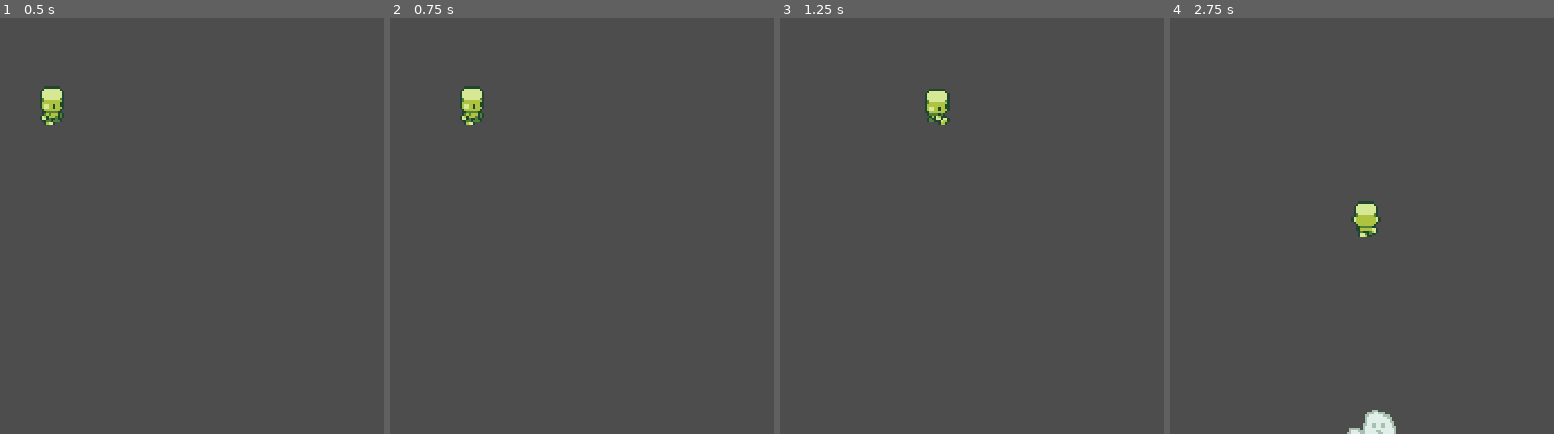
Above: before the commit, frames 1-4 (left to right).
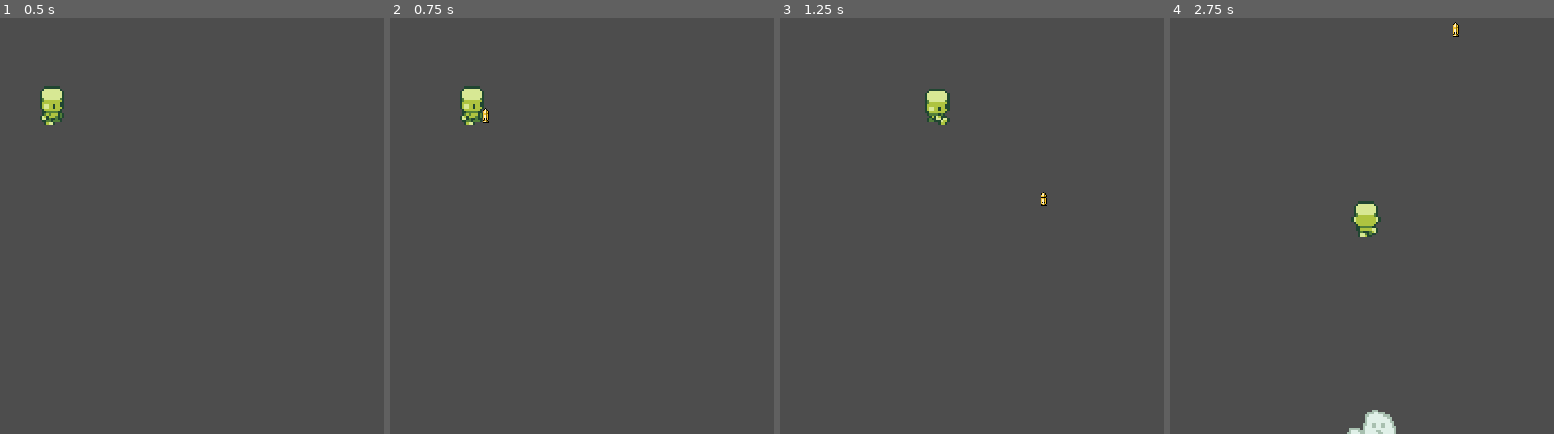
Above: after the commit, the same moments.

Repository: ZitronCrazy/circles-of-bullets
Game: Godot game, scene res://scenes/main.tscn
Same seed, same stepped clock (60 frames per second), same inputs: the game is played once before the commit and once after it.
Inputs (mouse positions are in pixels of both pictures, inside the frame that each line leads up to):
- Up to frame 1 (0.5 s): no input
- Up to frame 2 (0.75 s): tap Enter at 0.5 s; move the mouse to (666, 205) at 0.52 s; hold D (right) from 0.53 s (still down); click (666, 205) at 0.67 s
- Up to frame 3 (1.25 s): keep holding D (right)
- Up to frame 4 (2.75 s): move the mouse to (1285, 246) at 1.27 s; release D (right) at 1.28 s; hold S (down) 1.28-2.03 s; click (1285, 246) at 1.42 s; move the mouse to (1400, 134) at 2.02 s; hold D (right) from 2.03 s (still down); click (1400, 134) at 2.17 s

Frame 1 is identical in both runs. In frame 2, less than 0.1% of the frame differs, in the area x 24-26%, y 21-26%; in frame 3, less than 0.1%; in frame 4, less than 0.1%.

Commit message:
player can shoot and if object gets shooted there is debug log who was shoot

Diff:
--- /dev/null
+++ b/scenes/bullet_manager.gd
@@ -0,0 +1,14 @@
+extends Node2D
+## Bullet Manager Logic
+##
+## Tutorial(Top Down Survival Shooter In Godot | Part 5 - Shooting): https://youtu.be/xalHXyDtfpc
+## Accessed on: 23.09.2026
+
+@export var bullet_scene : PackedScene
+
+func _on_player_shoot(pos, dir):
+	var bullet = bullet_scene.instantiate()
+	add_child(bullet)
+	bullet.position = pos
+	bullet.direction = dir.normalized()
+	bullet.add_to_group("bullets")
--- /dev/null
+++ b/scenes/bullets/bullet.gd
@@ -0,0 +1,20 @@
+extends Area2D
+## Bullet Properties Logic
+##
+## Tutorial(Top Down Survival Shooter In Godot | Part 5 - Shooting): https://youtu.be/xalHXyDtfpc
+## Accessed on: 23.09.2026
+
+var speed : int = 500
+var direction : Vector2
+
+func _process(delta):
+	position += speed * direction * delta
+
+func _on_timer_timeout() -> void:
+	queue_free()
+
+
+func _on_body_entered(body: Node2D):
+	print(body.name)
+	if body.name == "World":
+		queue_free()
--- /dev/null
+++ b/scenes/bullets/bullet.tscn
@@ -0,0 +1,26 @@
+[gd_scene format=3 uid="uid://c0ro0vjq3d4hv"]
+
+[ext_resource type="Script" uid="uid://b42lsnijoejt4" path="res://scenes/bullets/bullet.gd" id="1_5f1na"]
+[ext_resource type="Texture2D" uid="uid://ce8b74t825jhq" path="res://assets/bullet/bullet.png" id="2_lj7gv"]
+
+[sub_resource type="CapsuleShape2D" id="CapsuleShape2D_iso8y"]
+radius = 3.0
+height = 18.0
+
+[node name="Bullet" type="Area2D" unique_id=377407316]
+collision_layer = 8
+collision_mask = 5
+script = ExtResource("1_5f1na")
+
+[node name="Sprite2D" type="Sprite2D" parent="." unique_id=533830566]
+texture = ExtResource("2_lj7gv")
+
+[node name="CollisionShape2D" type="CollisionShape2D" parent="." unique_id=59565862]
+shape = SubResource("CapsuleShape2D_iso8y")
+
+[node name="Timer" type="Timer" parent="." unique_id=1794458558]
+wait_time = 5.0
+autostart = true
+
+[connection signal="body_entered" from="." to="." method="_on_body_entered"]
+[connection signal="timeout" from="Timer" to="." method="_on_timer_timeout"]
--- a/scenes/main.tscn
+++ b/scenes/main.tscn
@@ -3,11 +3,17 @@
 [ext_resource type="PackedScene" uid="uid://c422dy2syhgxs" path="res://scenes/player.tscn" id="1_o5qli"]
 [ext_resource type="Script" uid="uid://dy1uq6y1t1lph" path="res://scenes/main.gd" id="1_sugp2"]
 [ext_resource type="PackedScene" uid="uid://bsi16we083rk5" path="res://scenes/enemy_spawner.tscn" id="2_0wfyh"]
+[ext_resource type="Script" uid="uid://csvrm6r575b6t" path="res://scenes/bullet_manager.gd" id="3_jyhfs"]
+[ext_resource type="PackedScene" uid="uid://c0ro0vjq3d4hv" path="res://scenes/bullets/bullet.tscn" id="4_tbgi4"]
 
 [node name="Main" type="Node" unique_id=1726041106]
 script = ExtResource("1_sugp2")
 
 [node name="Player" parent="." unique_id=267700314 instance=ExtResource("1_o5qli")]
+
+[node name="BulletManager" type="Node2D" parent="." unique_id=565956019]
+script = ExtResource("3_jyhfs")
+bullet_scene = ExtResource("4_tbgi4")
 
 [node name="EnemySpawner" parent="." unique_id=76893813 instance=ExtResource("2_0wfyh")]
 
@@ -15,4 +21,5 @@
 position = Vector2(377, 370)
 zoom = Vector2(0.75, 0.75)
 
+[connection signal="shoot" from="Player" to="BulletManager" method="_on_player_shoot"]
 [connection signal="hit_p" from="EnemySpawner" to="." method="_on_enemy_spawner_hit_p"]
--- a/scenes/player.gd
+++ b/scenes/player.gd
@@ -1,34 +1,48 @@
 extends CharacterBody2D
-## Player movement logic.
+## Player control logic.
 ##
 ## Tutorial(Top Down Survival Shooter In Godot | Part 2 - Player Movement): https://youtu.be/oSX6x7LT4e0
 ## Accessed on: 15.09.2026
 ##
 ## Explanation of 8 directional movement by kidscancode: https://kidscancode.org/godot_recipes/4.x/2d/8_direction/
 ## Accessed on: 21.09.2026
+##
+## Tutorial(Top Down Survival Shooter In Godot | Part 5 - Shooting): https://youtu.be/xalHXyDtfpc
+## Accessed on: 23.09.2026
+
+signal shoot
 
 var speed : int
+var can_shoot : bool
 var screen_size : Vector2
 
 func _ready():
 	screen_size = get_viewport_rect().size
 	position = screen_size / 2
 	speed = 200
+	can_shoot = true
 
 func get_input():
-	#keyboard input
+	# keyboard input
 	var input_dir = Input.get_vector("left", "right", "up", "down")
 	velocity = input_dir.normalized() * speed
 
+	# mouse clicks
+	if Input.is_mouse_button_pressed(MOUSE_BUTTON_LEFT) and can_shoot:
+		var dir = get_global_mouse_position() - position
+		shoot.emit(position, dir)
+		can_shoot = false
+		$ShotTimer.start()
+
 func _physics_process(_delta):
-	#player movement
+	# player movement
 	get_input()
 	move_and_slide()
 
-	#limit movement to window size
+	# limit movement to window size
 	position = position.clamp(Vector2.ZERO, screen_size)
 
-	#player rotation
+	# player rotation
 	var mouse = get_local_mouse_position()
 	var angle = snappedf(mouse.angle(), PI/ 4) / (PI / 4)
 	angle = wrapi(int(angle), 0, 8)
@@ -41,3 +55,7 @@
 	else:
 		$AnimatedSprite2D.stop()
 		$AnimatedSprite2D.frame = 1
+
+
+func _on_shot_timer_timeout():
+	can_shoot = true
--- a/scenes/player.tscn
+++ b/scenes/player.tscn
@@ -181,3 +181,7 @@
 [node name="CollisionShape2D" type="CollisionShape2D" parent="." unique_id=1153064979]
 position = Vector2(-1.5, 3)
 shape = SubResource("RectangleShape2D_4djk1")
+
+[node name="ShotTimer" type="Timer" parent="." unique_id=1032778135]
+
+[connection signal="timeout" from="ShotTimer" to="." method="_on_shot_timer_timeout"]
Binary file added: assets/bullet/bullet.png
Not shown, added: assets/bullet/bullet.png.import
Not shown, added: scenes/bullet_manager.gd.uid
Not shown, added: scenes/bullets/bullet.gd.uid
